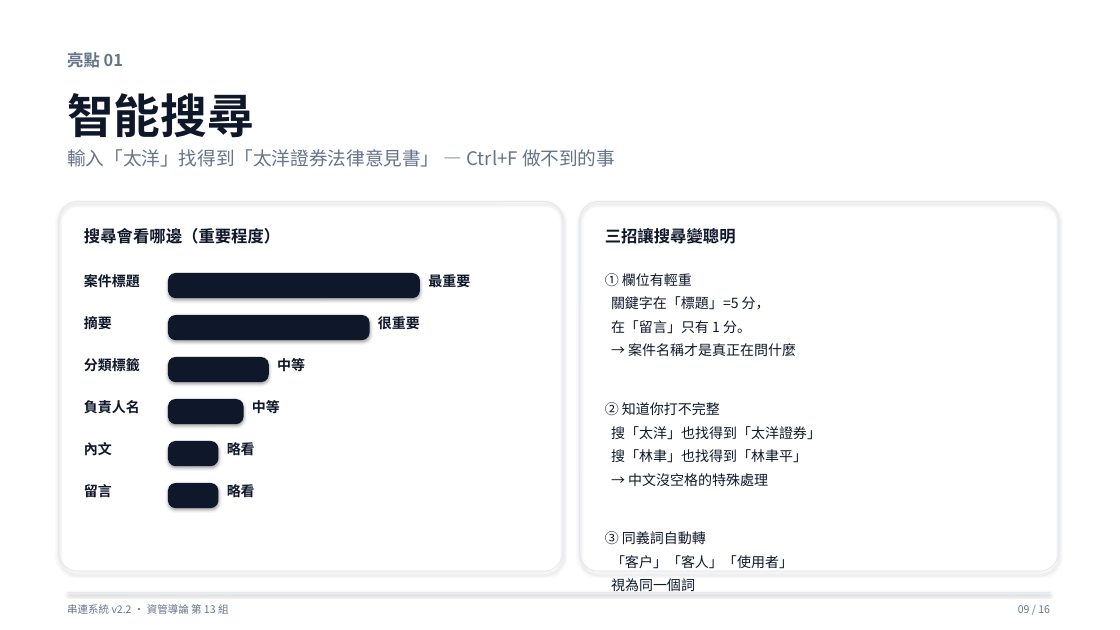
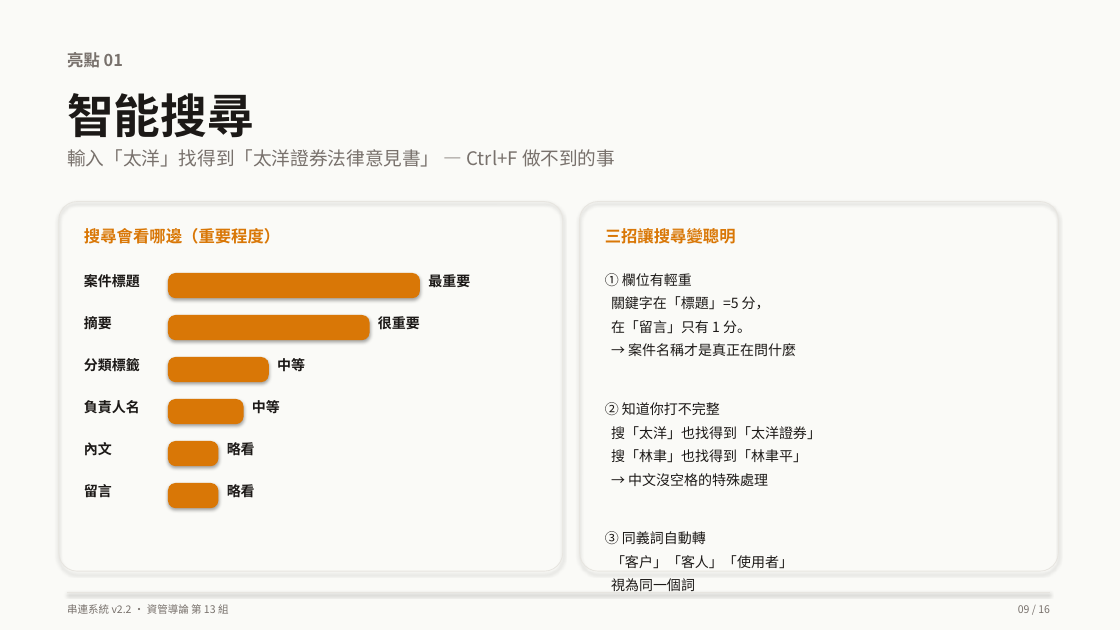
Before and after one commit to Peter2594/chuanlien-system-v2, a slide deck: slide 9 of docs/串連系統_簡報.pptx. Drawn at 1120x630 pixels with LibreOffice and Linux fonts; fonts in the diff are those of the drawing. Boxes give left, top, right and bottom in pixels: in the first picture for what was removed or moved away, otherwise in the second. Text is boxed around its words. In the diff, an @@ line names an element or a change of style, - is before the commit and + after.

```diff
--- a/docs/串連系統_簡報.pptx
+++ b/docs/串連系統_簡報.pptx
@@ rectangle at [0,0,1120,630]: fill #FFFFFF to #FAFAF7 @@
@@ rounded rectangle at [59,202,563,571]: outline #E2E8F0 0.75 pt to #E7E5E0 0.75 pt @@
@@ rounded rectangle at [580,202,1059,571]: outline #E2E8F0 0.75 pt to #E7E5E0 0.75 pt @@
@@ text "搜尋會看哪邊（重要程度）" at [84,228,280,244]: text colour #0F172A to #D97706 @@
@@ text "三招讓搜尋變聰明" at [605,228,736,244]: text colour #0F172A to #D97706 @@
@@ text colour #0F172A to #1C1917 in 14 elements at [67,93,254,138], [84,272,140,290], [428,272,470,290], [84,314,112,332], [378,314,420,332], [84,356,140,374], [277,358,305,372], [84,400,140,414], [252,400,280,414], [84,442,112,456], [227,440,255,458], [84,484,112,497], [227,482,255,500], [605,273,821,569] @@
@@ fill #0F172A to #D97706 in 6 elements at [168,273,420,298], [168,315,370,340], [168,357,269,382], [168,399,244,424], [168,441,218,466], [168,483,218,508] @@
@@ rectangle at [67,592,1050,593]: fill #E2E8F0 to #E7E5E0 @@
@@ text colour #64748B to #78716C in 4 elements at [67,52,123,67], [67,149,615,167], [67,604,229,614], [1018,605,1050,613] @@
```
Also in this commit, not shown: 15 other slides changed, 1 other file.
